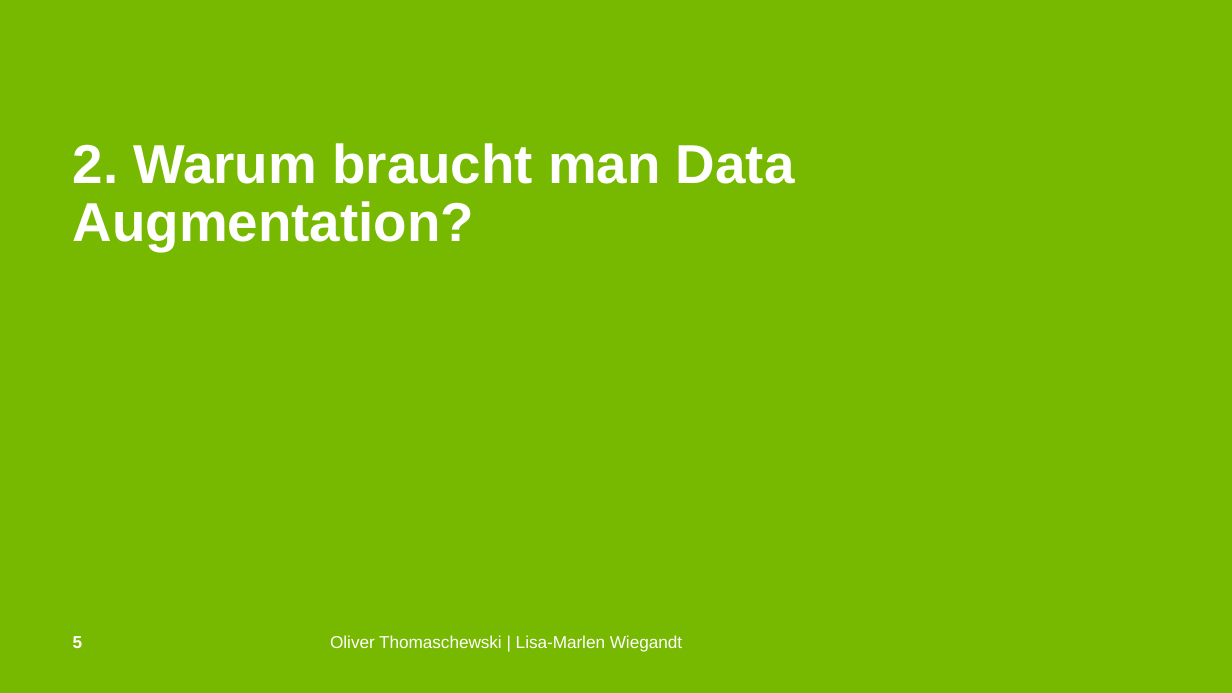
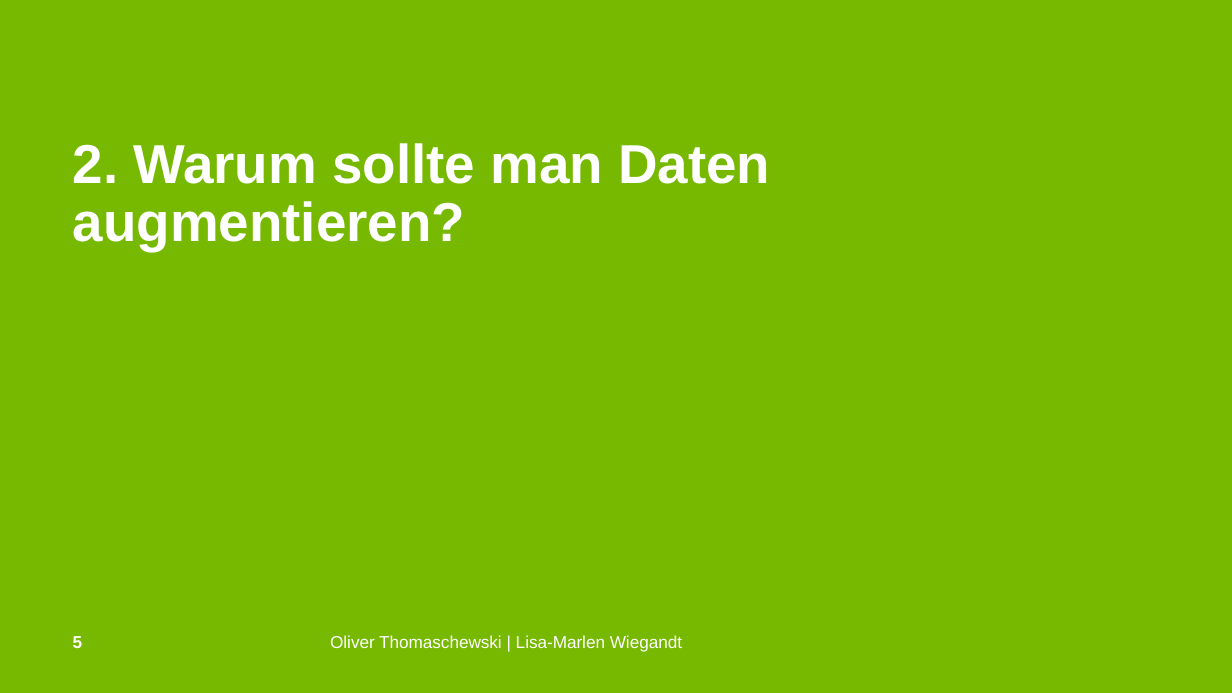
Before and after one commit to OliverThomaschewski/data_augmentation, a slide deck: slide 5 of Präsi.pptx. Drawn at 1232x693 pixels with LibreOffice and Linux fonts; fonts in the diff are those of the drawing; background and template pictures are left out. Boxes give left, top, right and bottom in pixels: in the first picture for what was removed or moved away, otherwise in the second. Text is boxed around its words. In the diff, an @@ line names an element or a change of style, - is before the commit and + after.

```diff
--- a/Präsi.pptx
+++ b/Präsi.pptx
@@ title at (73, 143, 770, 251): text changed @@
-2. Warum braucht man Data Augmentation?
+2. Warum sollte man Daten augmentieren?
```
Also in this commit, not shown: 11 other slides changed, 12 slides added, 1 slide removed, 1 other file.
